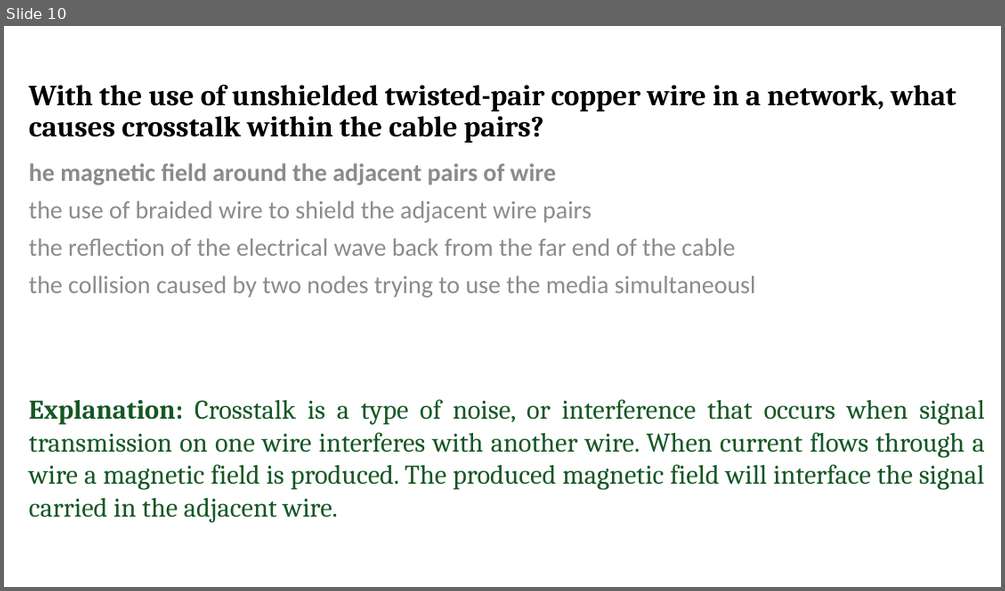
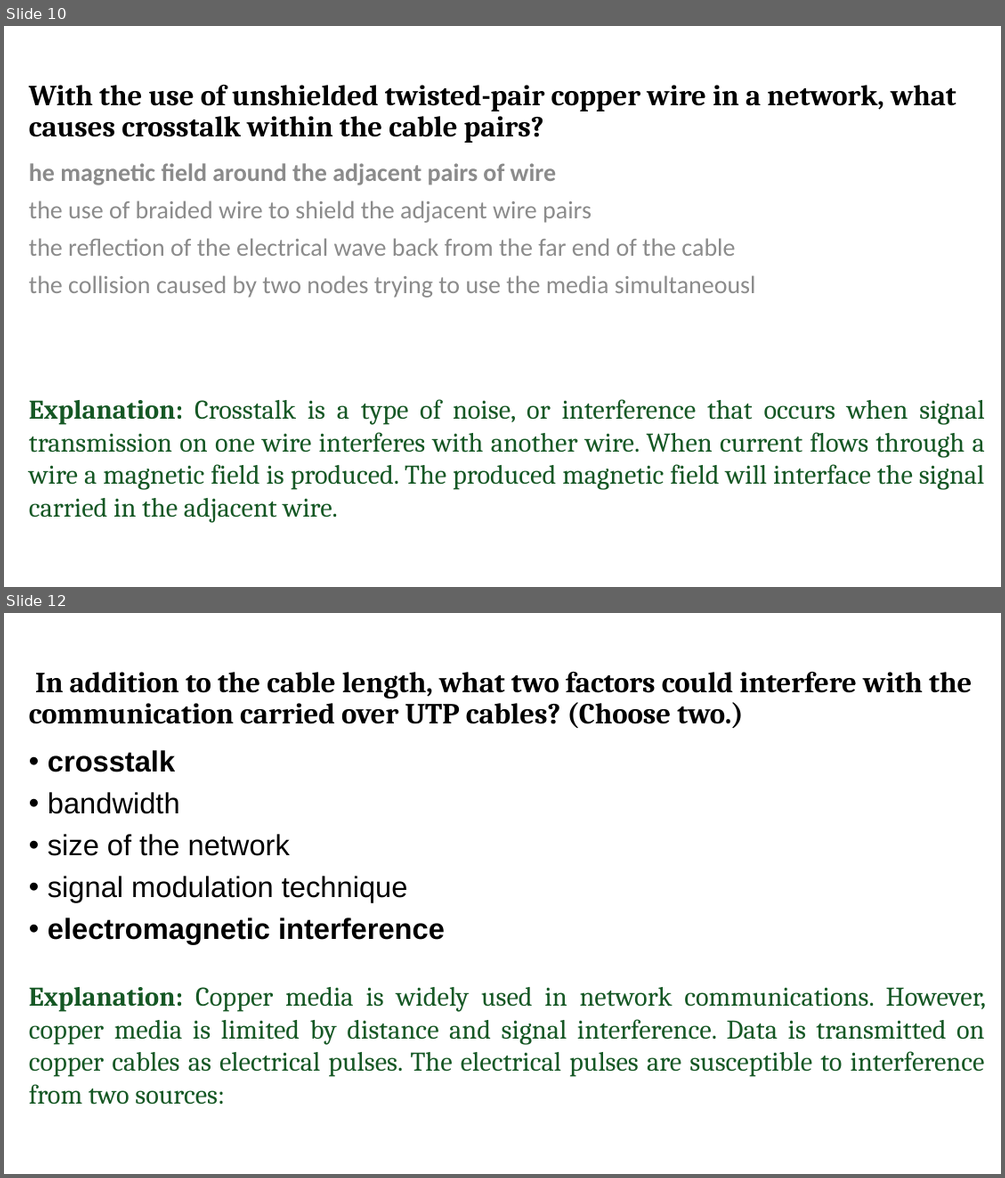
Before and after one commit to narsiimha/CCNA, a slide deck: PPT/QA/Module4-7.pptx. Shown one above the other, each under a label of ours: slide 10 before the commit, slides 10 and 12 after it; the slides between them are not shown. The pictures are 1005x591 and 1005x1178 pixels, drawn with LibreOffice and Linux fonts; fonts in the diff are those of the drawing. Boxes give left, top, right and bottom in pixels: in the first picture for what was removed or moved away, otherwise in the second. Text is boxed around its words. In the diff, an @@ line names an element or a change of style, - is before the commit and + after.

```diff
--- a/PPT/QA/Module4-7.pptx
+++ b/PPT/QA/Module4-7.pptx
@@ slide 12 added at bbox=[4, 613, 1001, 1174], background #FFFFFF @@
@@ title added at bbox=[29, 672, 971, 728], 28 pt, text #000000, bold @@
+In addition to the cable length, what two factors could interfere with the communication carried over UTP cables? (Choose two.)
@@ text added at bbox=[48, 750, 445, 944], 28 pt, text #000000 @@
+• crosstalk
+• bandwidth
+• size of the network
+• signal modulation technique
+• electromagnetic interference
@@ text added at bbox=[29, 987, 986, 1104], 26 pt, text #155724 @@
+Explanation: Copper media is widely used in network communications. However, copper media is limited by distance and signal interference. Data is transmitted on copper cables as electrical pulses. The electrical pulses are susceptible to interference from two sources:
```
Also in this commit, not shown: 9 other slides changed, 60 other slides added, 1 other file.
